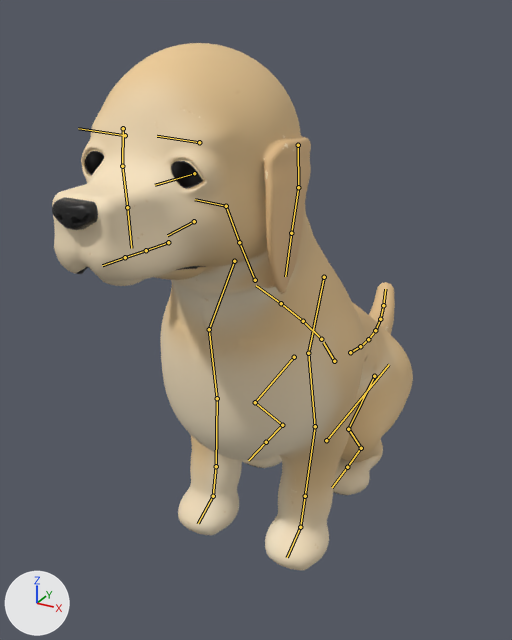
Renders of the glTF model OloEditor/SandboxProject/Assets/Models/Dog/Dog.gltf from each side of a commit.
Rendered twice from a camera (50 mm lens) standing at (0.437, -0.909, 0.757) and looking at (-0.08, 0.03, 0.287). Every picture has the same lights, and +X, +Y and +Z are marked at lower left. The older version comes first. Both versions are drawn at frame 66 of the action 'Sit'; the numbers are the values there. The bones that change, and the others that lie on the model, are drawn over the model as lines.

Names of what the first picture shows: 'Dog'.
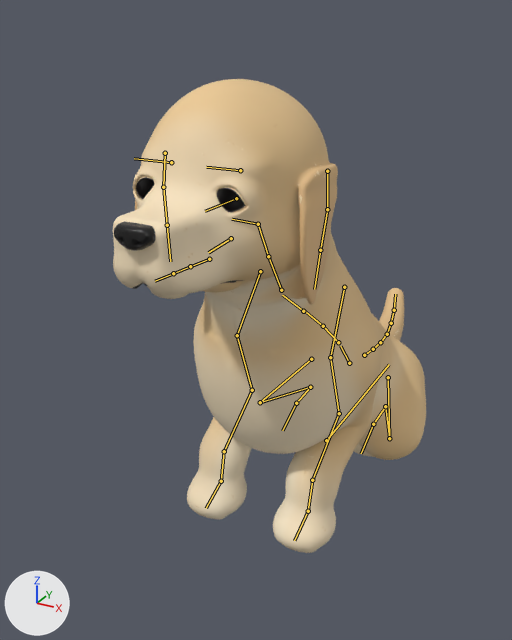
Where the change shows, as pixel boxes (x1, y1, x2, y2) in the pictures (512 x 640 px):
'Dog', posed (13% narrower, 10% shorter)
    before: (52, 43, 413, 570)
    after: (113, 79, 426, 553)
bone 'pelvis', root to tip
    before: (334, 361) to (323, 342)
    after: (349, 363) to (340, 346)
bone 'upperarm_L', root to tip
    before: (308, 353) to (315, 426)
    after: (330, 357) to (339, 413)
bone 'forearm_L', root to tip
    before: (315, 426) to (305, 496)
    after: (339, 413) to (312, 480)
bone 'wrist_L', root to tip
    before: (305, 496) to (300, 527)
    after: (312, 480) to (308, 511)
bone 'upperarm_R', root to tip
    before: (209, 329) to (217, 398)
    after: (237, 335) to (252, 390)
bone 'forearm_R', root to tip
    before: (217, 398) to (216, 466)
    after: (252, 390) to (224, 451)
bone 'wrist_R', root to tip
    before: (216, 466) to (213, 496)
    after: (224, 451) to (221, 481)
bone 'thigh_L', root to tip
    before: (374, 376) to (348, 429)
    after: (388, 377) to (389, 438)
bone 'shin_L', root to tip
    before: (348, 429) to (361, 448)
    after: (389, 438) to (385, 406)
bone 'hock_L', root to tip
    before: (361, 448) to (347, 467)
    after: (385, 406) to (373, 424)
bone 'paw_rear_L', root to tip
    before: (347, 467) to (332, 487)
    after: (373, 424) to (361, 453)
bone 'thigh_R', root to tip
    before: (294, 357) to (255, 402)
    after: (311, 359) to (260, 402)
bone 'shin_R', root to tip
    before: (255, 402) to (282, 425)
    after: (260, 402) to (310, 387)
bone 'hock_R', root to tip
    before: (282, 425) to (266, 442)
    after: (310, 387) to (296, 403)
bone 'paw_rear_R', root to tip
    before: (266, 442) to (248, 460)
    after: (296, 403) to (282, 430)

What the commit changed:
Bone 'pelvis' (bone_pelvis) moves from (0.0, -0.053, 0.194) to (0.0, -0.14, 0.221).
Bone 'upperarm_L' (bone_upperarm_l) turns from (26, 1, 0) to (37, 0, 2) degrees about its own x, y and z.
Bone 'forearm_L' (bone_forearm_l) turns from (0, 0, 0) to (-58, 0, -3) degrees about its own x, y and z.
Bone 'wrist_L' (bone_wrist_l) turns from (0, 0, 0) to (47, 1, 2) degrees about its own x, y and z.
Bone 'upperarm_R' (bone_upperarm_r) turns from (26, -1, 0) to (37, 0, -2) degrees about its own x, y and z.
Bone 'forearm_R' (bone_forearm_r) turns from (0, 0, 0) to (-58, 0, 3) degrees about its own x, y and z.
Bone 'wrist_R' (bone_wrist_r) turns from (0, 0, 0) to (47, -1, -2) degrees about its own x, y and z.
Bone 'thigh_L' (bone_thigh_l) turns from (-25, -1, 0) to (-14, 6, -19) degrees about its own x, y and z.
Bone 'shin_L' (bone_shin_l) turns from (70, -3, -2) to (96, -16, 24) degrees about its own x, y and z.
Bone 'hock_L' (bone_hock_l) turns from (-81, 0, 0) to (-116, 9, -19) degrees about its own x, y and z.
Bone 'paw_rear_L' (bone_paw_rear_l) turns from (47, 0, 0) to (71, 0, 0) degrees about its own x, y and z.
Bone 'thigh_R' (bone_thigh_r) turns from (-25, 1, 0) to (-14, -6, 19) degrees about its own x, y and z.
Bone 'shin_R' (bone_shin_r) turns from (70, 3, 2) to (96, 16, -24) degrees about its own x, y and z.
Bone 'hock_R' (bone_hock_r) turns from (-81, 0, 0) to (-116, -9, 19) degrees about its own x, y and z.
Bone 'paw_rear_R' (bone_paw_rear_r) turns from (47, 0, 0) to (71, 0, 0) degrees about its own x, y and z.
